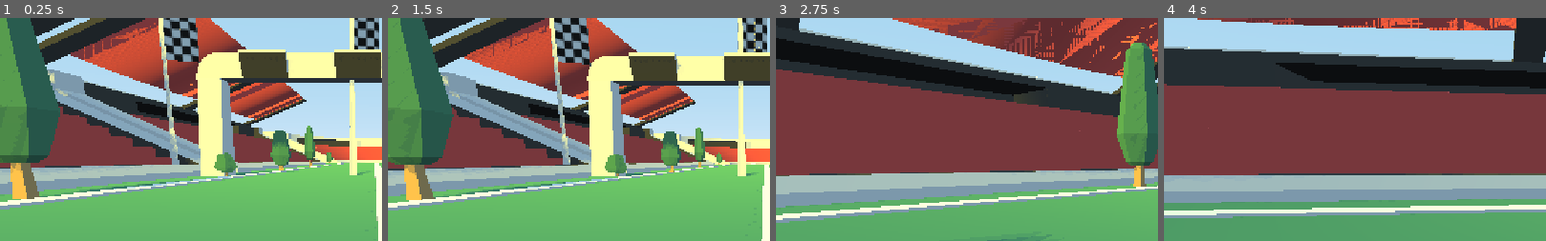
Above: before the commit, frames 1-4 (left to right).
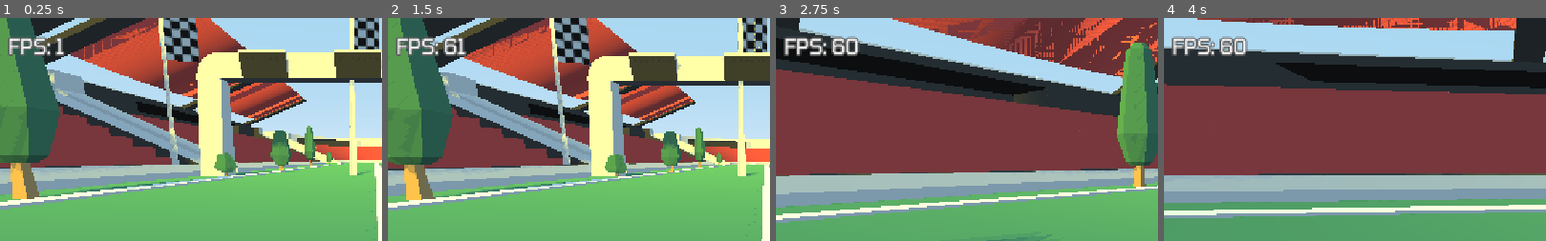
Above: after the commit, the same moments.

Repository: RichoM/LowPolyRacing
Game: Godot game, scene res://Race.tscn
Two runs of this game, one before a commit and one after it. Both use one fixed random seed, a clock stepped at 60 frames per second and the inputs below.
Inputs:
- Up to frame 1 (0.25 s): no input
- Up to frame 2 (1.5 s): hold Right (car_turnright) 0.53-1.28 s; hold Down (car_backwards) from 1.28 s (still down)
- Up to frame 3 (2.75 s): release Down (car_backwards) at 2.03 s; hold Right (car_turnright) from 2.03 s (still down)
- Up to frame 4 (4 s): release Right (car_turnright) at 2.78 s; hold Up (car_forward) 2.78-3.53 s; hold Left (car_turnleft) from 3.53 s (still down)
The pictures show only the part of the screen within x 1-51%, y 0-50%; the shares and areas given below are measured in that part.

The runs differ from the first frame. In frame 1, 0.8% of the frame differs, in the area x 2-17%, y 8-18%; in frame 2, 1.1%; in frame 3, 1.2%; in frame 4, 1.3%, in the area x 2-22%, y 8-18%.

Commit message:
Fixed fps label size.

Diff:
--- a/Race.tscn
+++ b/Race.tscn
@@ -19,8 +19,6 @@
 [node name="Race" type="Spatial"]
 
 [node name="fps" parent="." instance=ExtResource( 5 )]
-visible = false
-margin_bottom = 59.0
 
 [node name="Road" parent="." instance=ExtResource( 2 )]
 transform = Transform( 3, 0, 0, 0, 3, 0, 0, 0, 3, 9.37546, 0, 0 )
--- a/fps.tscn
+++ b/fps.tscn
@@ -4,16 +4,26 @@
 [ext_resource path="res://Tomorrow-Regular.ttf" type="DynamicFontData" id=2]
 
 [sub_resource type="DynamicFont" id=1]
-size = 36
+size = 14
+outline_size = 1
 font_data = ExtResource( 2 )
 
-[node name="fps" type="Label"]
+[node name="fps" type="Control"]
 anchor_right = 1.0
-margin_left = 15.0
-margin_top = 15.0
-margin_right = -15.0
-margin_bottom = -15.0
+anchor_bottom = 1.0
+margin_left = 10.0
+margin_top = 10.0
+margin_right = -10.0
+margin_bottom = -10.0
+__meta__ = {
+"_edit_use_anchors_": false
+}
+
+[node name="text" type="Label" parent="."]
+anchor_right = 1.0
+margin_bottom = 44.0
 custom_fonts/font = SubResource( 1 )
+custom_colors/font_outline_modulate = Color( 0.376471, 0.376471, 0.376471, 1 )
 text = "FPS: ?"
 script = ExtResource( 1 )
 __meta__ = {
